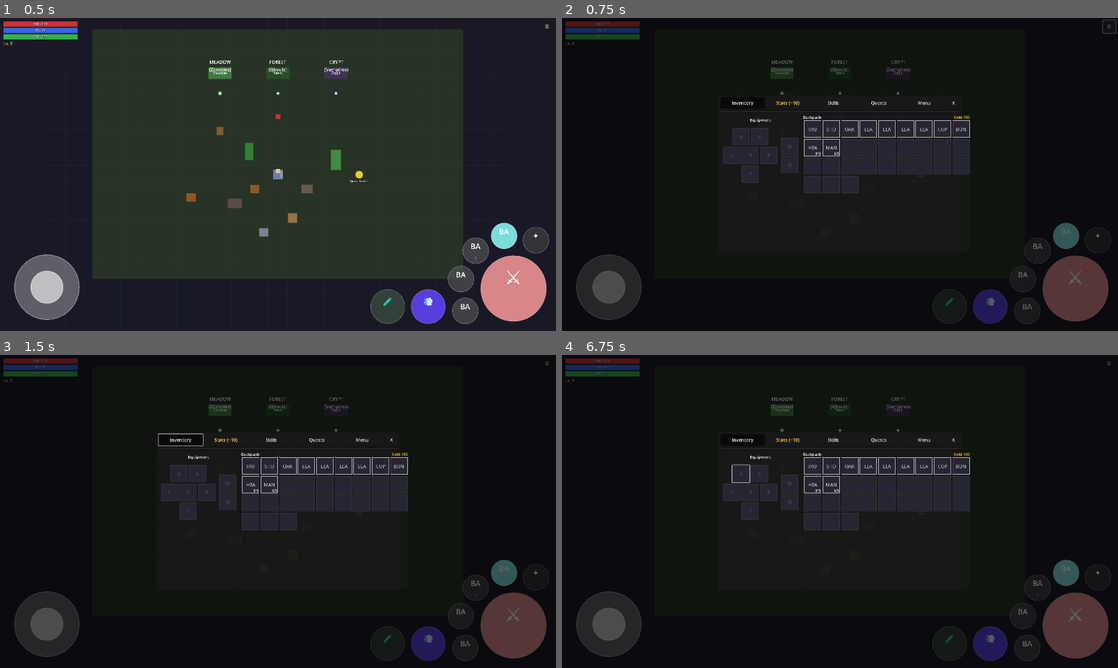
Above: before the commit, frames 1-4 (two rows, left to right).
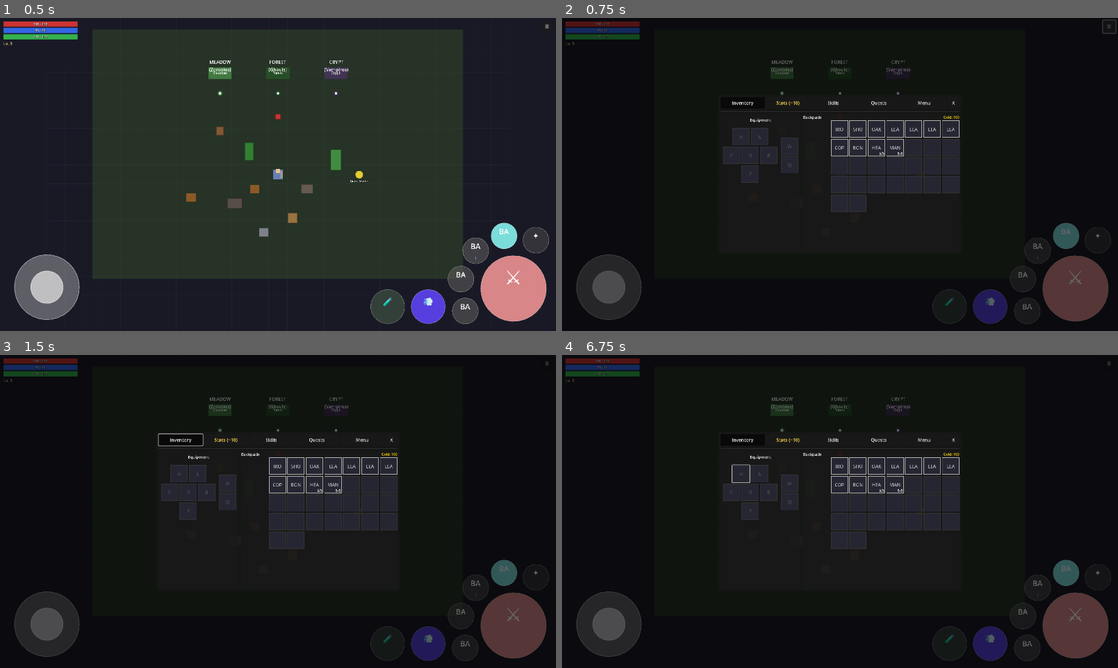
Above: after the commit, the same moments.

Repository: MatousHruska/MobileTestia
Game: Godot game, scene res://scenes/world/test_zone.tscn
Two runs of this game, one before a commit and one after it. Both use one fixed random seed, a clock stepped at 60 frames per second and the inputs below.
Inputs:
- Up to frame 1 (0.5 s): no input
- Up to frame 2 (0.75 s): click "☰" at 0.5 s
- Up to frame 3 (1.5 s): click "Inventory" at 1.25 s
- Up to frame 4 (6.75 s): click "Stats (+10)" at 2 s; click "Skills" at 2.75 s; click "Quests" at 3.5 s; click "Active" at 4.25 s; click "Completed" at 5 s; click "Inventory" at 5.75 s; click "H" at 6.5 s

Frame 1 is identical in both runs. In frame 2, 3.5% of the frame differs, in the area x 43-74%, y 31-62%; in frame 3, 3.5%; in frame 4, 3.5%.

Commit message:
Limit backpack grid to maximum 7 columns per row

Diff:
--- a/scripts/ui/inventory/inventory_panel.gd
+++ b/scripts/ui/inventory/inventory_panel.gd
@@ -36,6 +36,7 @@
 
 ## Backpack settings (columns calculated dynamically based on width)
 const BACKPACK_MIN_COLUMNS: int = 5
+const BACKPACK_MAX_COLUMNS: int = 7
 const BACKPACK_H_SEPARATION: int = 4
 
 ## Margin percentages for equipment (relative to panel width/height)
@@ -252,8 +253,8 @@
 	var slot_with_sep := current_slot_size + BACKPACK_H_SEPARATION
 	var max_columns := floori((available_width + BACKPACK_H_SEPARATION) / slot_with_sep)
 
-	# Clamp to reasonable bounds (min 5, max based on backpack size)
-	var columns := clampi(max_columns, BACKPACK_MIN_COLUMNS, Inventory.BACKPACK_SIZE)
+	# Clamp to reasonable bounds (min 5, max 7)
+	var columns := clampi(max_columns, BACKPACK_MIN_COLUMNS, BACKPACK_MAX_COLUMNS)
 
 	if backpack_container.columns != columns:
 		backpack_container.columns = columns
